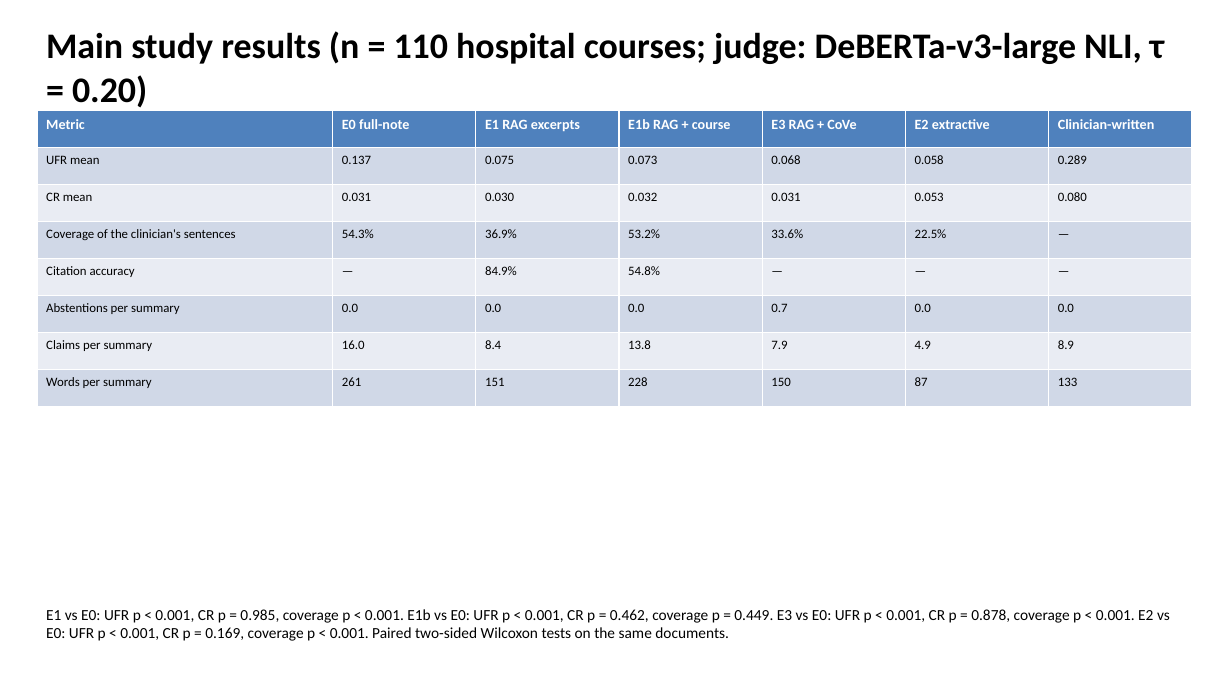
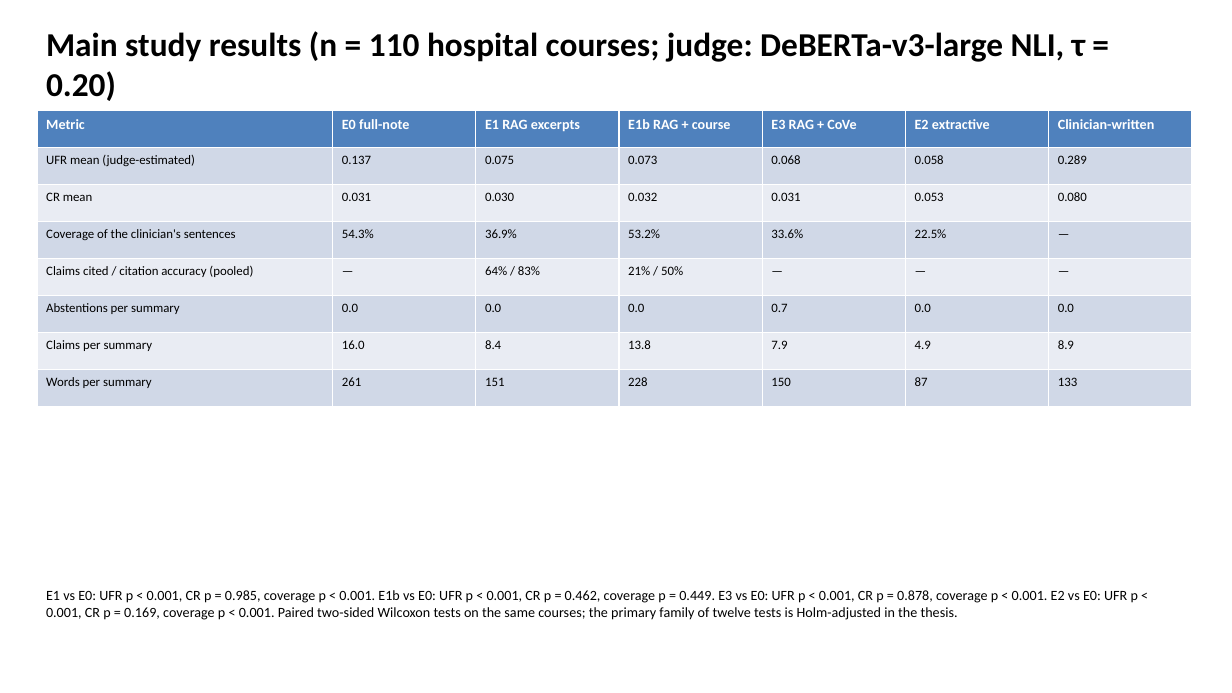
Before and after one commit to slay-a/medical-hallucination-eval, a slide deck: slide 12 of deliverables/Progress_Slides_Fall2026.pptx (slide 11 before the commit). Drawn at 1232x693 pixels with LibreOffice and Linux fonts; fonts in the diff are those of the drawing. Boxes give left, top, right and bottom in pixels: in the first picture for what was removed or moved away, otherwise in the second. Text is boxed around its words. In the diff, an @@ line names an element or a change of style, - is before the commit and + after.

Commit message:
Rebuild the progress slides and the source code and data description to match the condensed thesis

```diff
--- a/deliverables/Progress_Slides_Fall2026.pptx
+++ b/deliverables/Progress_Slides_Fall2026.pptx
@@ text "Main study results (n = ..." at <box>46,31,1085,101</box>: size 28 to 26 pt @@
@@ table at <box>37,111,1192,407</box> @@
-row 2, column 1: UFR mean
+row 2, column 1: UFR mean (judge-estimated)
-row 5: Citation accuracy | — | 84.9% | 54.8% | — | — | —
+row 5: Claims cited / citation accuracy (pooled) | — | 64% / 83% | 21% / 50% | — | — | —
@@ text at <box>46,590,1138,620</box>: text changed; size 12 to 11 pt @@
-E1 vs E0: UFR p < 0.001, CR p = 0.985, coverage p < 0.001. E1b vs E0: UFR p < 0.001, CR p = 0.462, coverage p = 0.449. E3 vs E0: UFR p < 0.001, CR p = 0.878, coverage p < 0.001. E2 vs E0: UFR p < 0.001, CR p = 0.169, coverage p < 0.001. Paired two-sided Wilcoxon tests on the same documents.
+E1 vs E0: UFR p < 0.001, CR p = 0.985, coverage p < 0.001. E1b vs E0: UFR p < 0.001, CR p = 0.462, coverage p = 0.449. E3 vs E0: UFR p < 0.001, CR p = 0.878, coverage p < 0.001. E2 vs E0: UFR p < 0.001, CR p = 0.169, coverage p < 0.001. Paired two-sided Wilcoxon tests on the same courses; the primary family of twelve tests is Holm-adjusted in the thesis.
```
Also in this commit, not shown: 19 other slides changed, 3 slides added, 4 other files.
